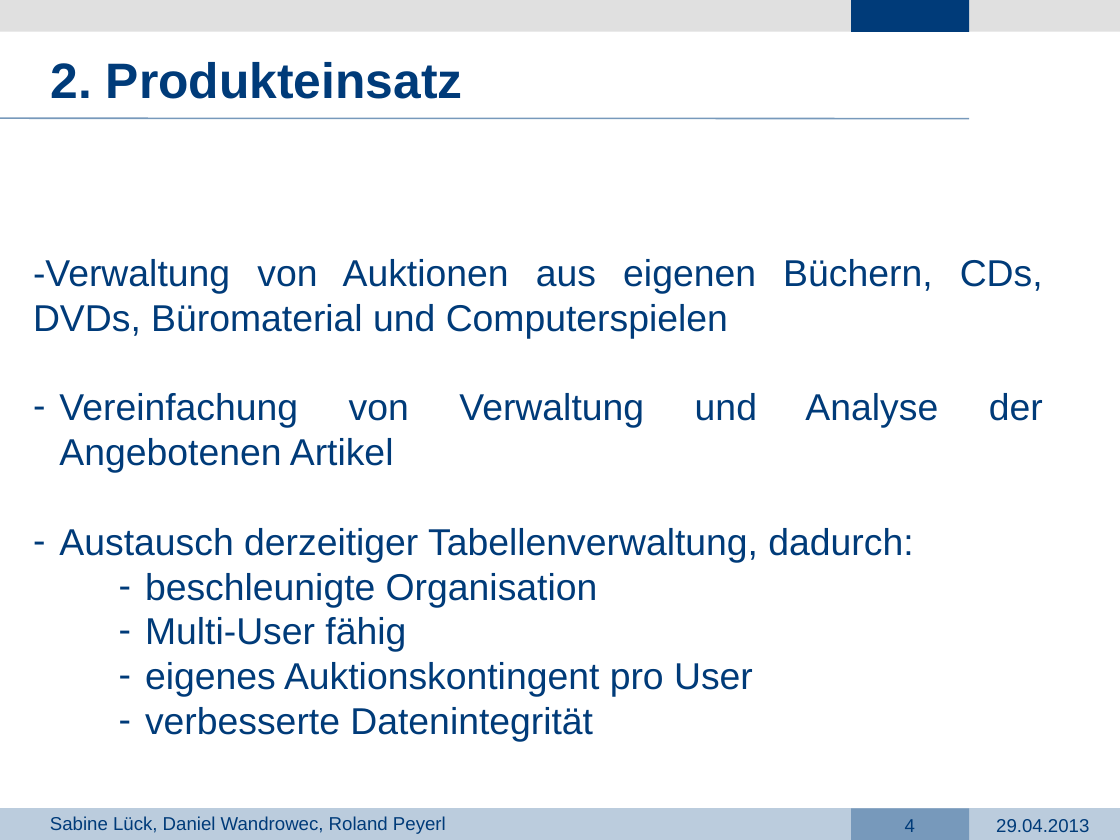
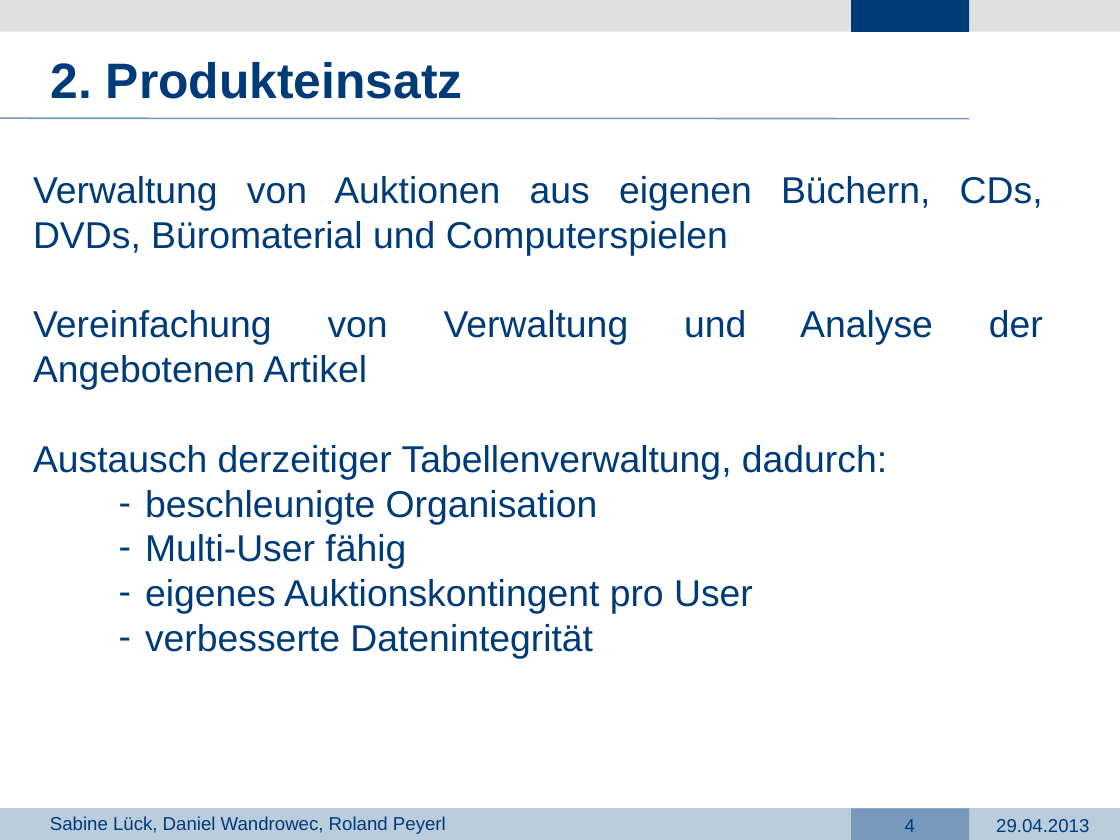
Before and after one commit to dark-saron/PRG4, a slide deck: slide 4 of Präsentation PRG4.pptx. Drawn at 1120x840 pixels with LibreOffice and Linux fonts; fonts in the diff are those of the drawing; background and template pictures are left out. Boxes give left, top, right and bottom in pixels: in the first picture for what was removed or moved away, otherwise in the second. Text is boxed around its words. In the diff, an @@ line names an element or a change of style, - is before the commit and + after.

```diff
--- a/Präsentation PRG4.pptx
+++ b/Präsentation PRG4.pptx
@@ text "Verwaltung von Auktionen aus eigenen ...": place and size @@
-text "Verwaltung von Auktionen aus eigenen ..." at [33, 259, 1043, 742]
+text "Verwaltung von Auktionen aus eigenen ..." at [33, 176, 1043, 659]
@@ text at [33, 176, 1043, 256]: text changed @@
--Verwaltung von Auktionen aus eigenen Büchern, CDs, DVDs, Büromaterial und Computerspielen
+Verwaltung von Auktionen aus eigenen Büchern, CDs, DVDs, Büromaterial und Computerspielen
@@ text at [33, 310, 1043, 480]: bullet - to none @@
```
Also in this commit, not shown: 10 other slides changed, 3 slides added, 4 other files.
